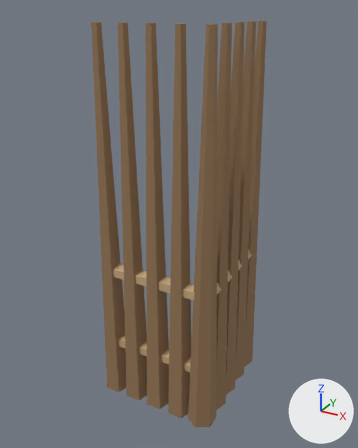
Renders of the glTF model assets/3d/models/palisade_09.glb from each side of a commit.
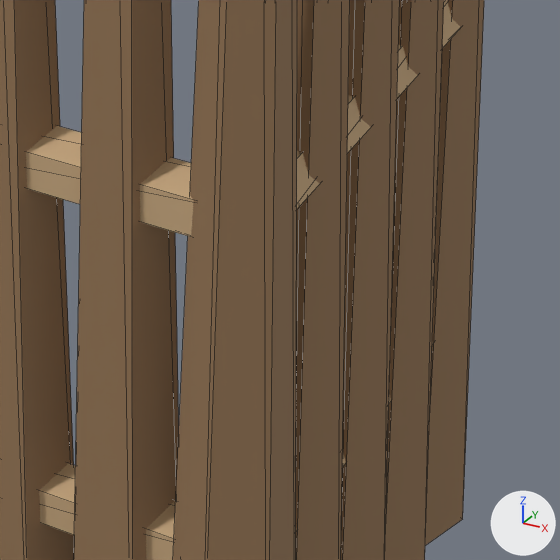
There are two pictures of each version: one whole from a 50 mm camera at (0.797, -1.685, 1.857) aimed at (-0.258, 0.232, 0.899), one close up on the part from 43% to 76% of the width and 56% to 83% of the height. Lighting does not change. The marker at lower right points along +X, +Y and +Z. The last two pictures show the newer version. The close-ups show mesh edges as thin lines. Vertices at exactly the same position are counted once.

The older version as bpy lines, for what is in view:
```python
me_palisade_09 = bpy.data.meshes.new('palisade_09')
me_palisade_09.from_pydata(...)  # 132 vertices, 212 faces; spans x -0.56..0.06, y -0.07..0.56, z 0.0..1.8
# faces by material slot: [148, 64]
me_palisade_09.materials.append(mat_trunk)  # brown #957655
me_palisade_09.materials.append(mat_wood)  # beige #c8aa81
ob_palisade_09 = bpy.data.objects.new('palisade_09', me_palisade_09)
ob_palisade_09.location = (0.0, 0.0, 0.0)
```
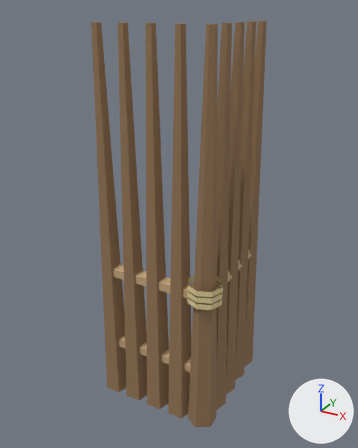
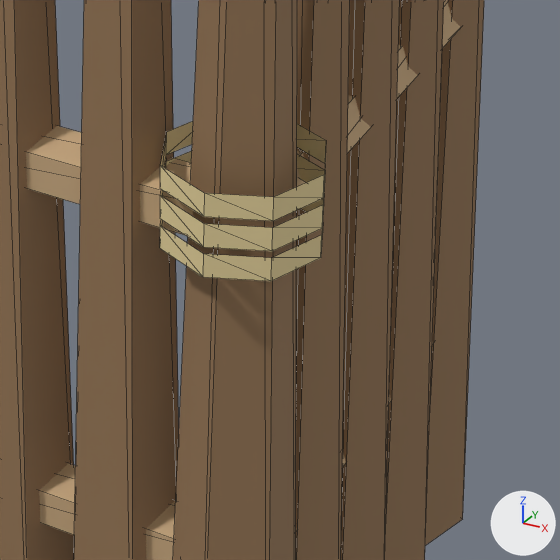
What the commit changed:
Material 'thatch' (mat_thatch) is new.
Its base color is (0.78, 0.64, 0.33) (beige #e5d19b).
Its roughness is 0.85.
me_palisade_09 is used by ob_palisade_09; location (0.0, 0.0, 0.0).
me_palisade_09 had 132 vertices, 212 faces and spanned x -0.56..0.06, y -0.07..0.56, z 0.0..1.8.
me_palisade_09 now has 180 vertices, 260 faces and spans x -0.56..0.08, y -0.08..0.56, z 0.0..1.8.
me_palisade_09 part 1: a new loose piece of 16 vertices spanning x -0.08..0.08, y -0.08..0.08, z 0.68..0.7, in mat_thatch (beige #e5d19b).
me_palisade_09 part 2: a new loose piece of 16 vertices spanning x -0.08..0.08, y -0.08..0.08, z 0.71..0.73, in mat_thatch (beige #e5d19b).
me_palisade_09 part 3: a new loose piece of 16 vertices spanning x -0.08..0.08, y -0.08..0.08, z 0.74..0.77, in mat_thatch (beige #e5d19b).
Other edits to the shape of me_palisade_09 do not show in these pictures.
me_palisade_09 gains material mat_thatch (beige #e5d19b).

What differs and where, as boxes [x1, y1, x2, y2] in the close-ups (560 x 560 px):
part 1 of me_palisade_09, added (beige)
    after: [160, 199, 324, 281]
part 2 of me_palisade_09, added (beige)
    after: [160, 151, 325, 251]
part 3 of me_palisade_09, added (beige)
    after: [160, 121, 326, 221]
